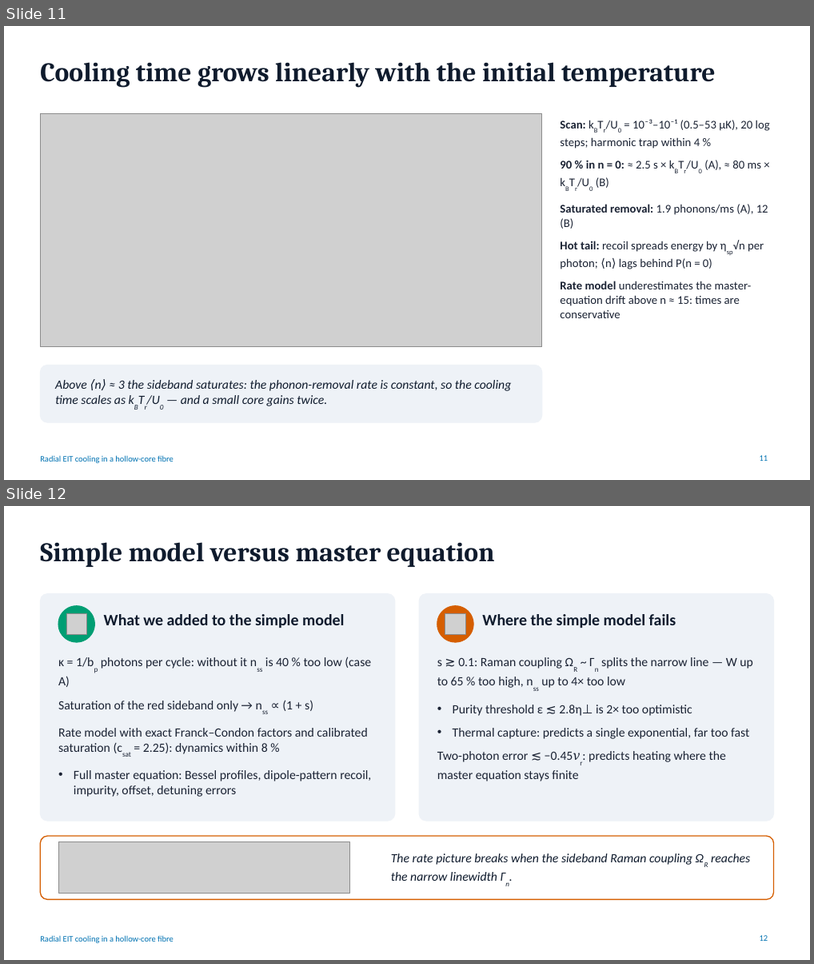
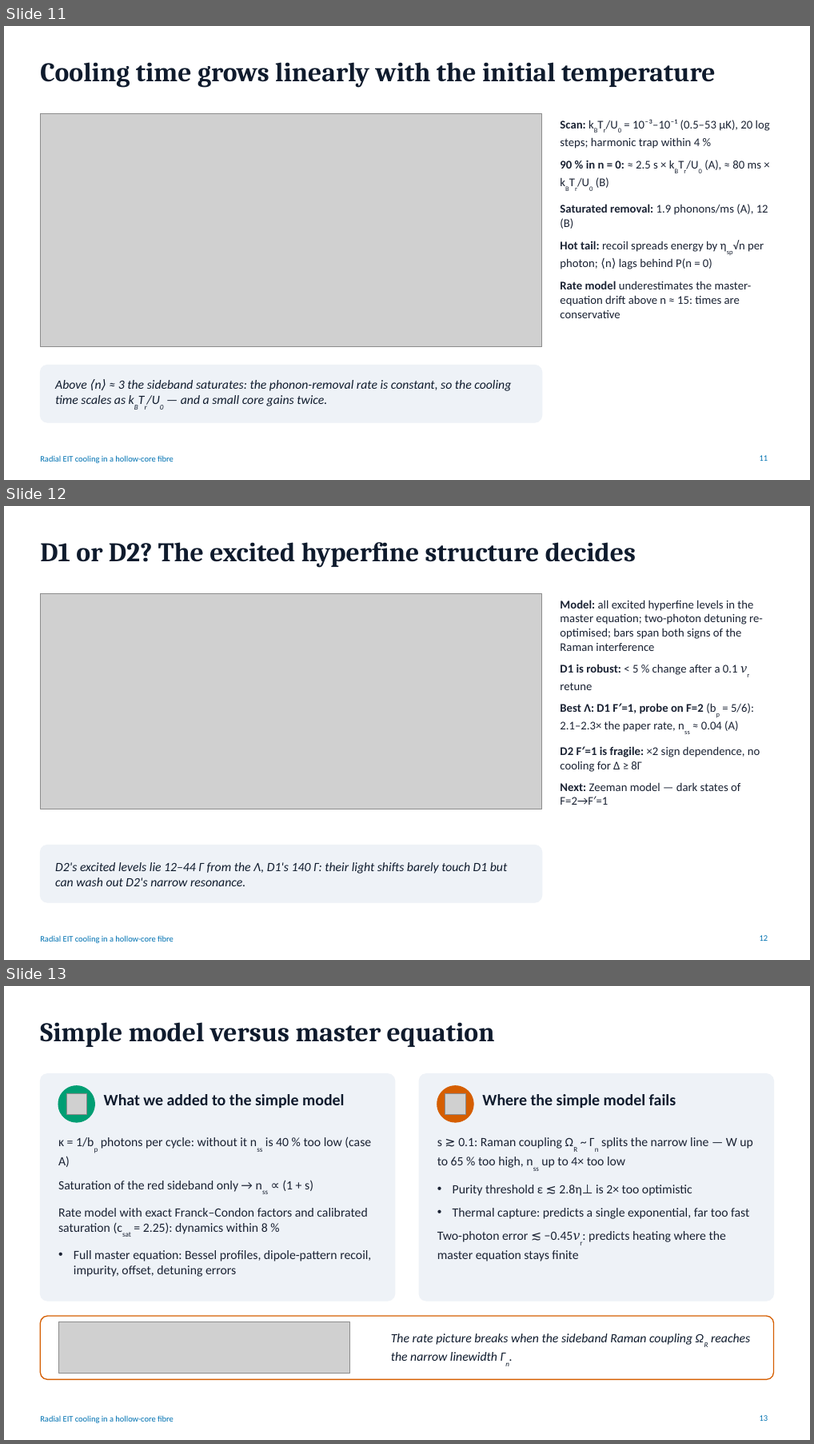
Before and after one commit to Leonardo-Razzai/hcf-eit-cooling, a slide deck: presentation/radial_eit_cooling_talk.pptx. Shown one above the other, each under a label of ours: slides 11 and 12 before the commit, slides 11, 12 and 13 after it. The pictures are 814x964 and 814x1444 pixels, drawn with LibreOffice and Linux fonts; fonts in the diff are those of the drawing; grey boxes stand for pictures. Boxes give left, top, right and bottom in pixels: in the first picture for what was removed or moved away, otherwise in the second. Text is boxed around its words. In the diff, an @@ line names an element or a change of style, - is before the commit and + after.

```diff
--- a/presentation/radial_eit_cooling_talk.pptx
+++ b/presentation/radial_eit_cooling_talk.pptx
@@ slide 12 added at <box>4,506,810,960</box>, background #FFFFFF; not listed: 1 template element that a slide beside it also shows @@
@@ title added at <box>40,542,636,568</box>, 32 pt, text #0F1B2D, bold @@
+D1 or D2? The excited hyperfine structure decides
@@ picture added at <box>40,594,542,808</box> @@
@@ text added at <box>560,600,763,804</box>, 14 pt, text #1A2233 @@
+• Model: all excited hyperfine levels in the master equation; two-photon detuning re-optimised; bars span both signs of the Raman interference
+• D1 is robust: < 5 % change after a 0.1 νr retune
+• Best Λ: D1 F′=1, probe on F=2 (bp = 5/6): 2.1–2.3× the paper rate, nss ≈ 0.04 (A)
+• D2 F′=1 is fragile: ×2 sign dependence, no cooling for Δ ≥ 8Γ
+• Next: Zeeman model — dark states of F=2→F′=1
@@ rounded rectangle added at <box>40,844,542,902</box>, fill #EEF2F7, outline #EEF2F7 1 pt @@
@@ text added at <box>55,862,507,886</box>, 15 pt, text #0F1B2D, italic @@
+D2's excited levels lie 12–44 Γ from the Λ, D1's 140 Γ: their light shifts barely touch D1 but can wash out D2's narrow resonance.
@@ page number added at <box>760,935,769,940</box>, 10 pt, text #0072B2 @@
+12
@@ what was slide 12 is now slide 13 @@
```
Also in this commit, not shown: 4 other files.
